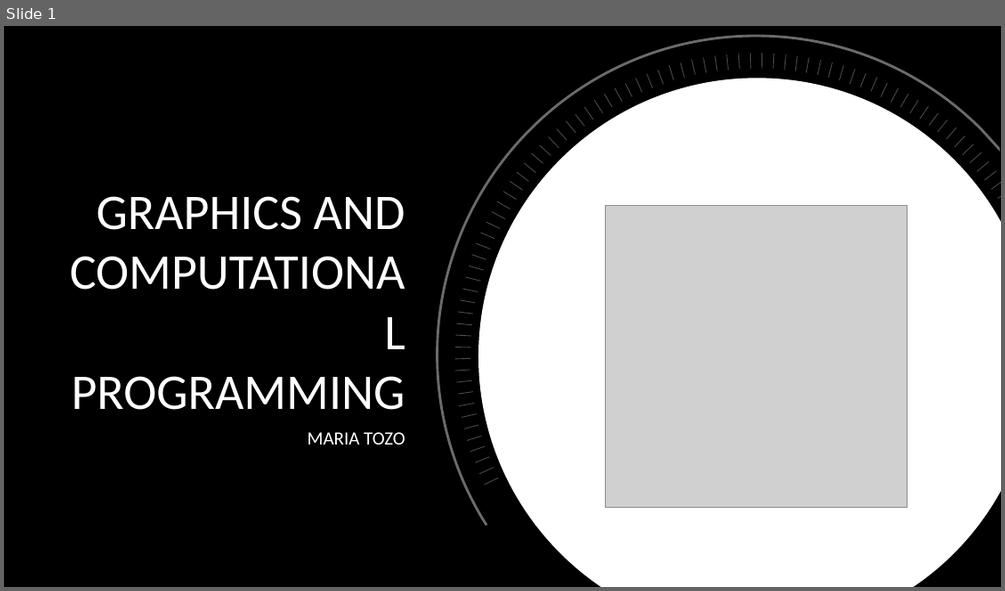
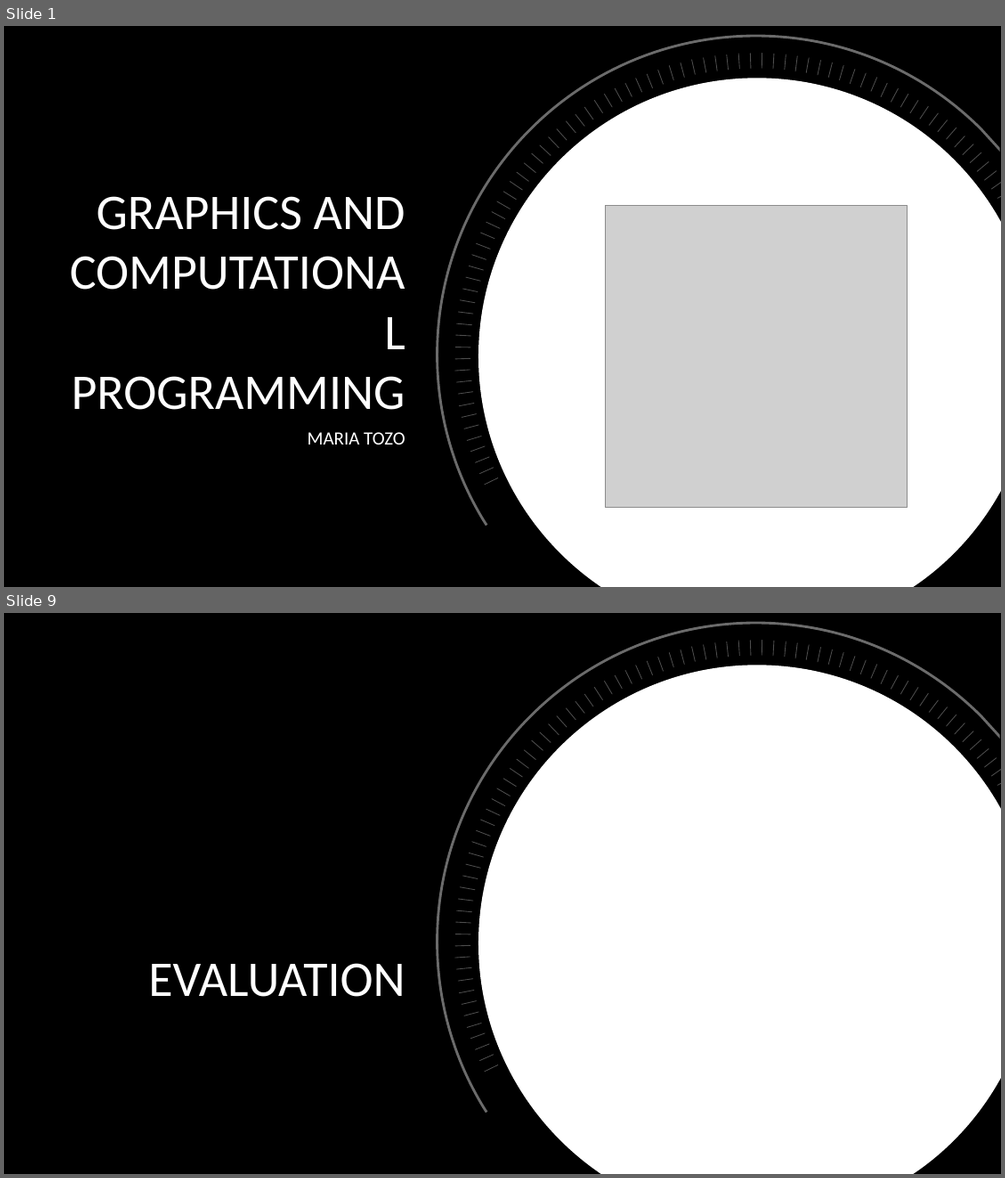
Before and after one commit to MariaPrograms/RayCasting, a slide deck: Graphics and Computational Programming.pptx. Shown one above the other, each under a label of ours: slide 1 before the commit, slides 1 and 9 after it; the slides between them are not shown. The pictures are 1005x591 and 1005x1178 pixels, drawn with LibreOffice and Linux fonts; fonts in the diff are those of the drawing; grey boxes stand for pictures; background and template pictures are left out. Boxes give left, top, right and bottom in pixels: in the first picture for what was removed or moved away, otherwise in the second. Text is boxed around its words. In the diff, an @@ line names an element or a change of style, - is before the commit and + after.

```diff
--- a/Graphics and Computational Programming.pptx
+++ b/Graphics and Computational Programming.pptx
@@ slide 9 added at [4, 613, 1001, 1174], background picture (left out) @@
@@ freeform shape added at [437, 621, 1000, 1112], fill #FFFFFF at 42% opacity @@
@@ freeform shape added at [480, 666, 1001, 1174], fill #FFFFFF, outline #FFFFFF 4 pt @@
@@ title added at [148, 963, 404, 997], 48 pt, text #FFFFFF @@
+EVALUATION
@@ group added at [455, 640, 1001, 1071]: 78 lines @@
```
Also in this commit, not shown: 4 slides changed, 3 other slides added.
